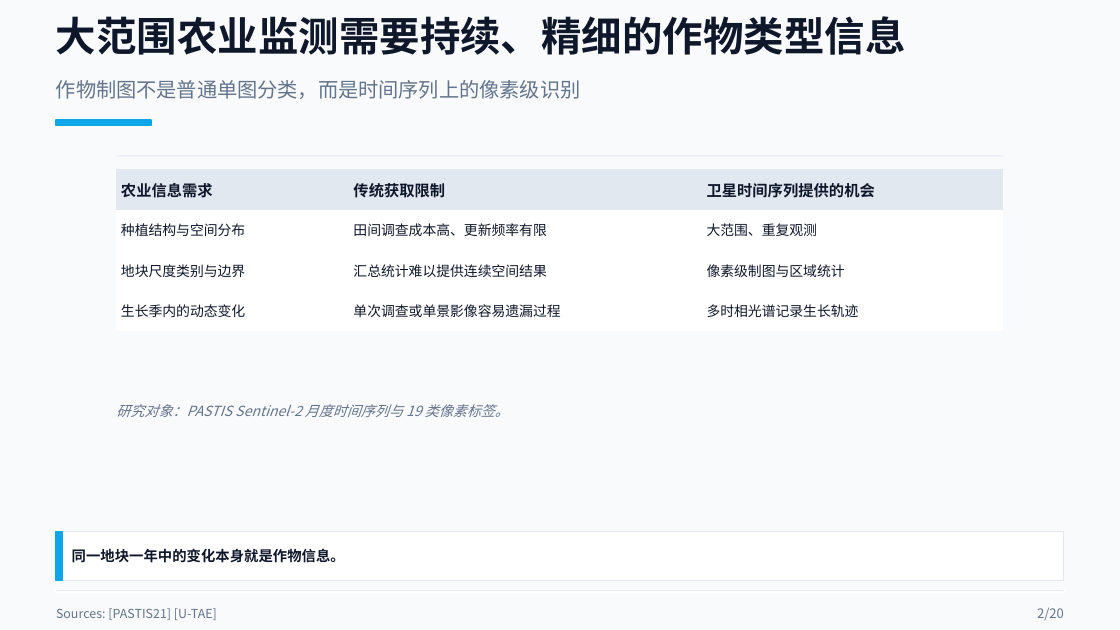
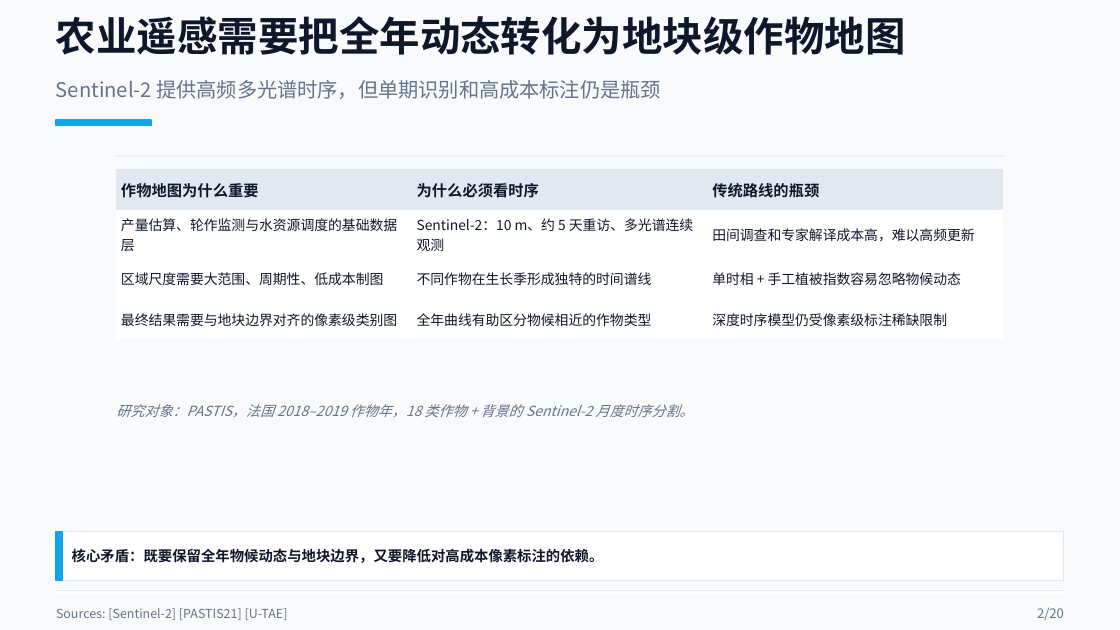
Before and after one commit to UtopiaUnlimited/Pressl-CrepSeg, a slide deck: slide 2 of final_presentation/PROJECT_CONCLUSION_DECK_2026-07-22.pptx. Drawn at 1120x630 pixels with LibreOffice and Linux fonts; fonts in the diff are those of the drawing. Boxes give left, top, right and bottom in pixels: in the first picture for what was removed or moved away, otherwise in the second. Text is boxed around its words. In the diff, an @@ line names an element or a change of style, - is before the commit and + after.

```diff
--- a/final_presentation/PROJECT_CONCLUSION_DECK_2026-07-22.pptx
+++ b/final_presentation/PROJECT_CONCLUSION_DECK_2026-07-22.pptx
@@ text at [56, 16, 906, 55]: text changed @@
-大范围农业监测需要持续、精细的作物类型信息
+农业遥感需要把全年动态转化为地块级作物地图
@@ text at [56, 80, 660, 99]: text changed @@
-作物制图不是普通单图分类，而是时间序列上的像素级识别
+Sentinel-2 提供高频多光谱时序，但单期识别和高成本标注仍是瓶颈
@@ table at [116, 169, 1004, 389] @@
-row 1: 农业信息需求 | 传统获取限制 | 卫星时间序列提供的机会
+row 1: 作物地图为什么重要 | 为什么必须看时序 | 传统路线的瓶颈
-row 2: 种植结构与空间分布 | 田间调查成本高、更新频率有限 | 大范围、重复观测
+row 2: 产量估算、轮作监测与水资源调度的基础数据层 | Sentinel-2：10 m、约 5 天重访、多光谱连续观测 | 田间调查和专家解译成本高，难以高频更新
-row 3: 地块尺度类别与边界 | 汇总统计难以提供连续空间结果 | 像素级制图与区域统计
+row 3: 区域尺度需要大范围、周期性、低成本制图 | 不同作物在生长季形成独特的时间谱线 | 单时相 + 手工植被指数容易忽略物候动态
-row 4: 生长季内的动态变化 | 单次调查或单景影像容易遗漏过程 | 多时相光谱记录生长轨迹
+row 4: 最终结果需要与地块边界对齐的像素级类别图 | 全年曲线有助区分物候相近的作物类型 | 深度时序模型仍受像素级标注稀缺限制
@@ text at [116, 404, 694, 417]: text changed @@
-研究对象：PASTIS Sentinel-2 月度时间序列与 19 类像素标签。
+研究对象：PASTIS，法国 2018–2019 作物年，18 类作物 + 背景的 Sentinel-2 月度时序分割。
@@ text at [72, 548, 604, 563]: text changed @@
-同一地块一年中的变化本身就是作物信息。
+核心矛盾：既要保留全年物候动态与地块边界，又要降低对高成本像素标注的依赖。
@@ text at [56, 608, 288, 620]: text changed @@
-Sources: [PASTIS21] [U-TAE]
+Sources: [Sentinel-2] [PASTIS21] [U-TAE]
```
Also in this commit, not shown: 2 other slides changed, 4 other files.
